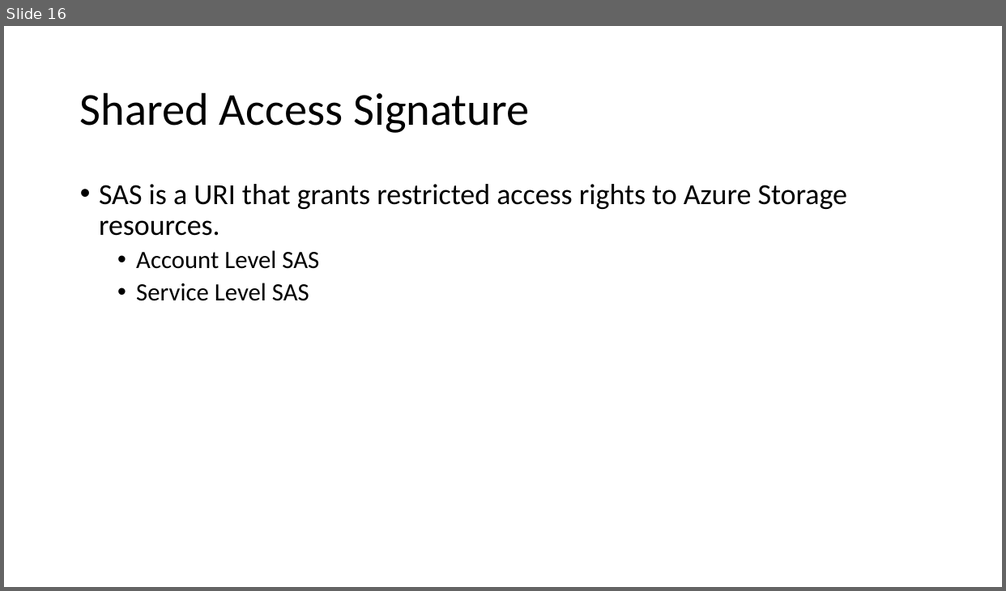
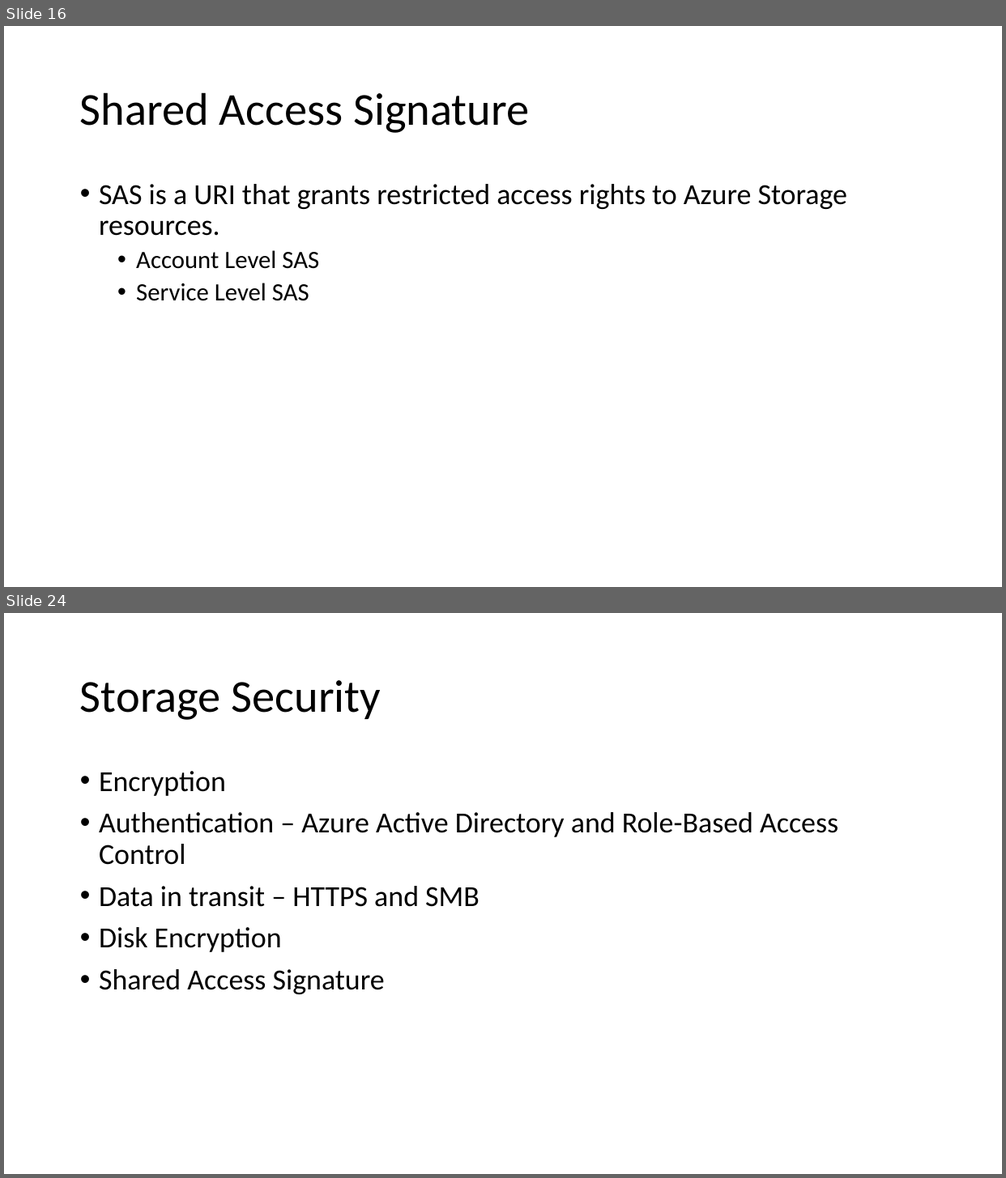
Before and after one commit to ayushrathi15/9July-AZ104, a slide deck: Azure Storage.pptx. Shown one above the other, each under a label of ours: slide 16 before the commit, slides 16 and 24 after it; the slides between them are not shown. The pictures are 1006x591 and 1006x1178 pixels, drawn with LibreOffice and Linux fonts; fonts in the diff are those of the drawing. Boxes give left, top, right and bottom in pixels: in the first picture for what was removed or moved away, otherwise in the second. Text is boxed around its words. In the diff, an @@ line names an element or a change of style, - is before the commit and + after.

```diff
--- a/Azure Storage.pptx
+++ b/Azure Storage.pptx
@@ slide 24 added at (4,613,1002,1174), background #FFFFFF @@
@@ title added at (80,680,381,720), 44 pt, text #000000 @@
+Storage Security
@@ text added at (99,771,838,995), 28 pt, text #000000 @@
+• Encryption
+• Authentication – Azure Active Directory and Role-Based Access Control
+• Data in transit – HTTPS and SMB
+• Disk Encryption
+• Shared Access Signature
```
Also in this commit, not shown: 1 slide changed, 7 other slides added.
